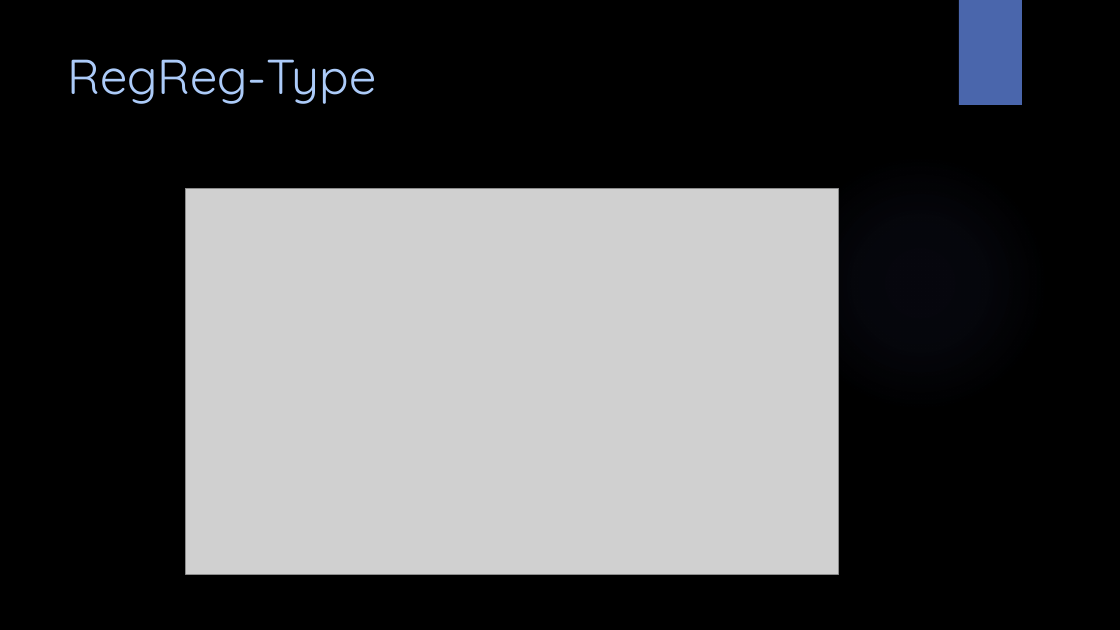
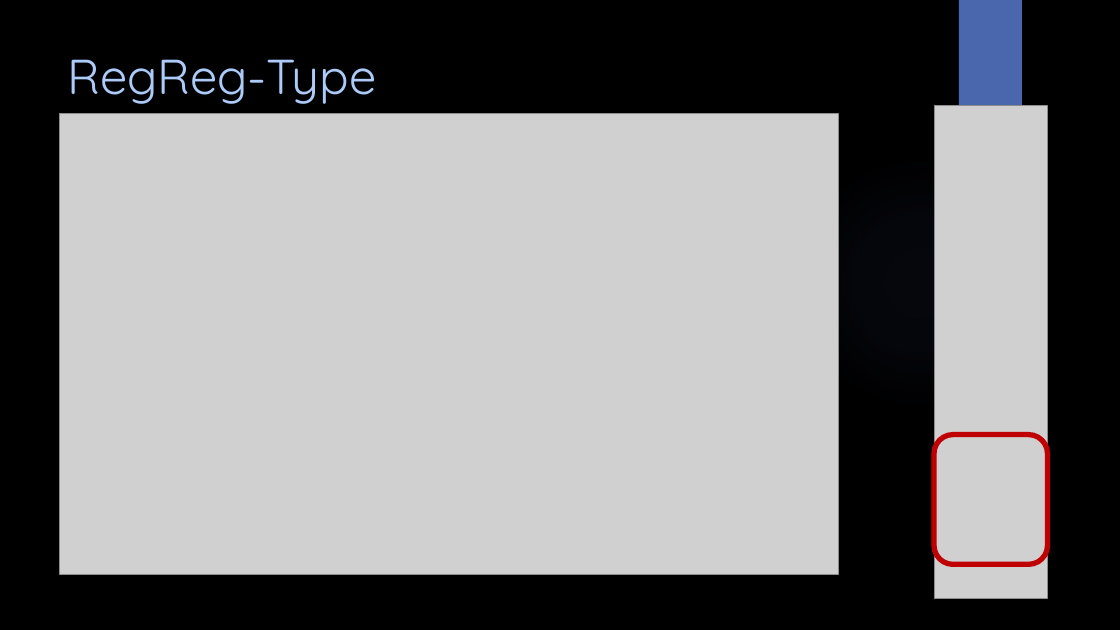
Before and after one commit to amichai-bd/rvc_asap, a slide deck: slide 15 of doc/rvc_asap.pptx (slide 4 before the commit). Drawn at 1120x630 pixels with LibreOffice and Linux fonts; fonts in the diff are those of the drawing; grey boxes stand for pictures; background and template pictures are left out. Boxes give left, top, right and bottom in pixels: in the first picture for what was removed or moved away, otherwise in the second. Text is boxed around its words. In the diff, an @@ line names an element or a change of style, - is before the commit and + after.

```diff
--- a/doc/rvc_asap.pptx
+++ b/doc/rvc_asap.pptx
@@ picture resized from (x1=186, y1=188, x2=839, y2=574) to (x1=60, y1=113, x2=839, y2=574) @@
@@ picture added at (x1=934, y1=106, x2=1048, y2=598) @@
@@ rounded rectangle added at (x1=934, y1=434, x2=1048, y2=564), outline #C00000 4.5 pt @@
```
Also in this commit, not shown: 1 other slide changed, 32 slides added, 3 other files.
